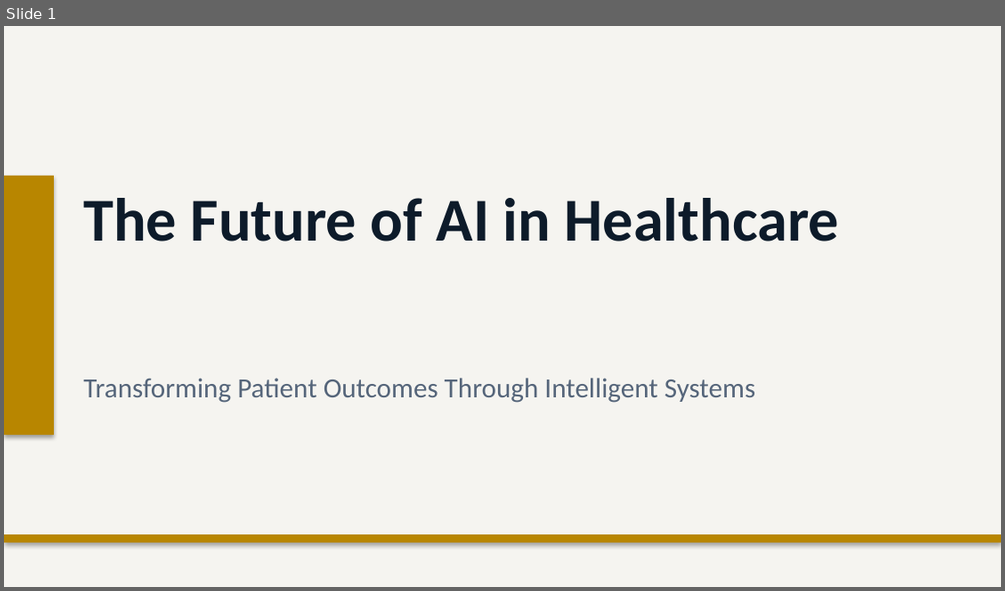
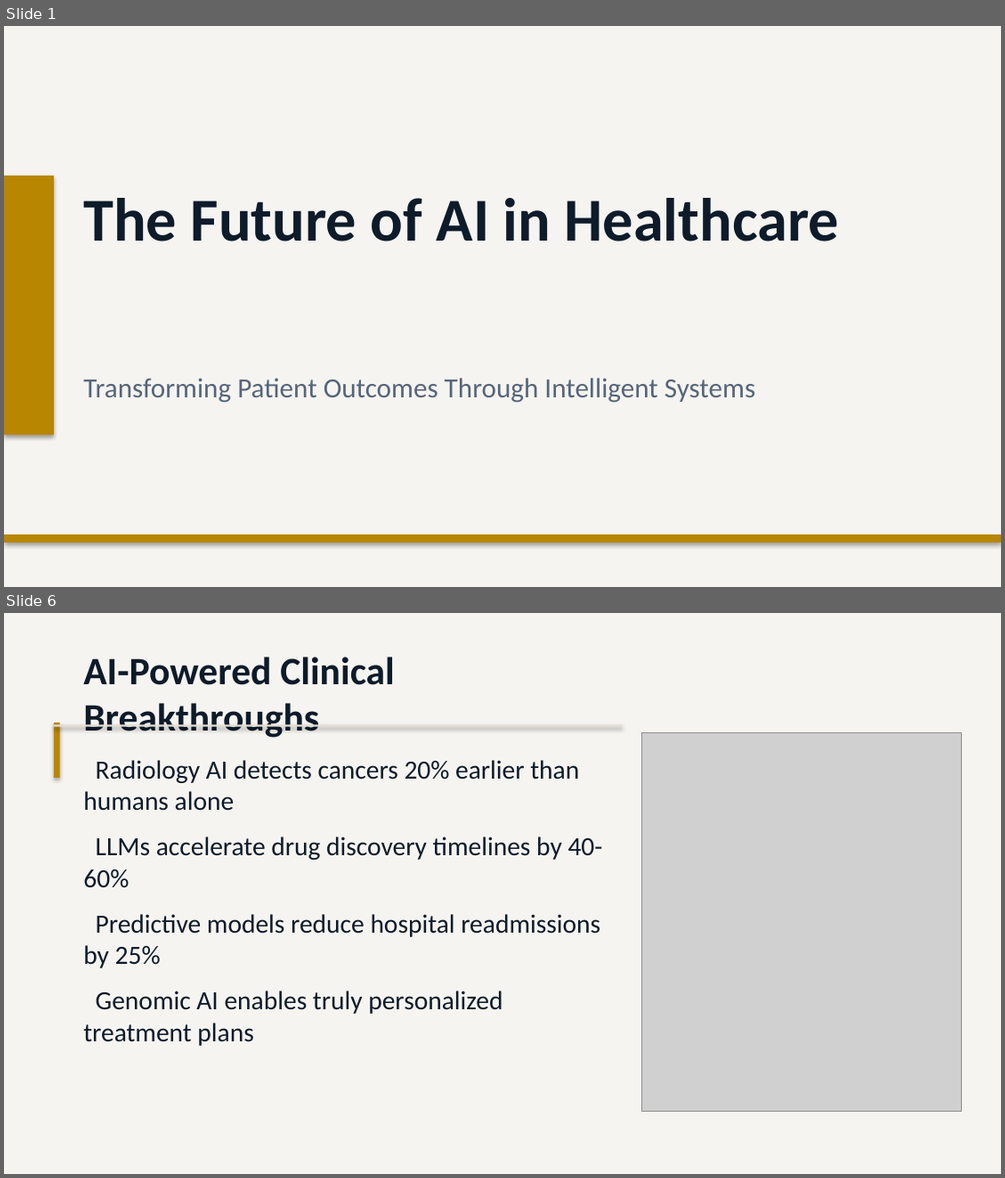
Before and after one commit to Moodswing9/claude-deck-generator, a slide deck: The Future of AI in Healthcare.pptx. Shown one above the other, each under a label of ours: slide 1 before the commit, slides 1 and 6 after it; the slides between them are not shown. The pictures are 1005x591 and 1005x1178 pixels, drawn with LibreOffice and Linux fonts; fonts in the diff are those of the drawing; grey boxes stand for pictures. Boxes give left, top, right and bottom in pixels: in the first picture for what was removed or moved away, otherwise in the second. Text is boxed around its words. In the diff, an @@ line names an element or a change of style, - is before the commit and + after.

```diff
--- a/The Future of AI in Healthcare.pptx
+++ b/The Future of AI in Healthcare.pptx
@@ slide 6 added at (4,613,1001,1174), background #F5F4F0 @@
@@ text added at (83,657,394,738), 28 pt, text #0D1B2A, bold @@
+AI-Powered Clinical Breakthroughs
@@ rectangle added at (54,722,60,778), fill #B88600 @@
@@ rectangle added at (54,724,622,727), fill #E2DED5 @@
@@ picture added at (642,732,961,1111) @@
@@ text added at (83,760,603,1046), 19 pt, text #0D1B2A @@
+Radiology AI detects cancers 20% earlier than humans alone
+LLMs accelerate drug discovery timelines by 40-60%
+Predictive models reduce hospital readmissions by 25%
+Genomic AI enables truly personalized treatment plans
```
Also in this commit, not shown: 5 slides changed, 7 other slides added, 7 slides removed, 1 other file.
